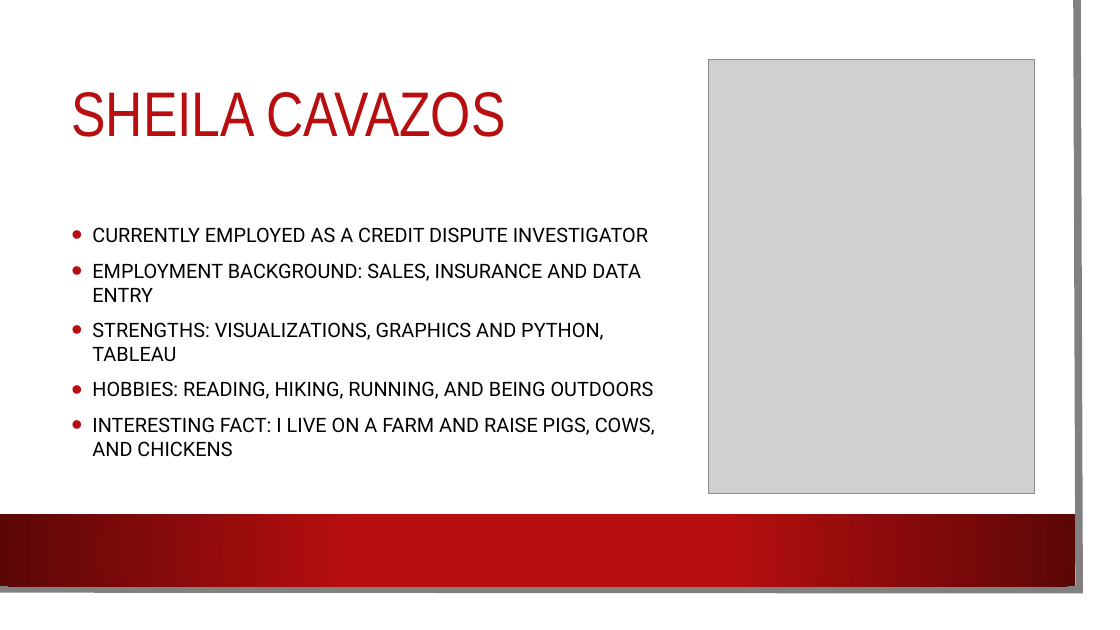
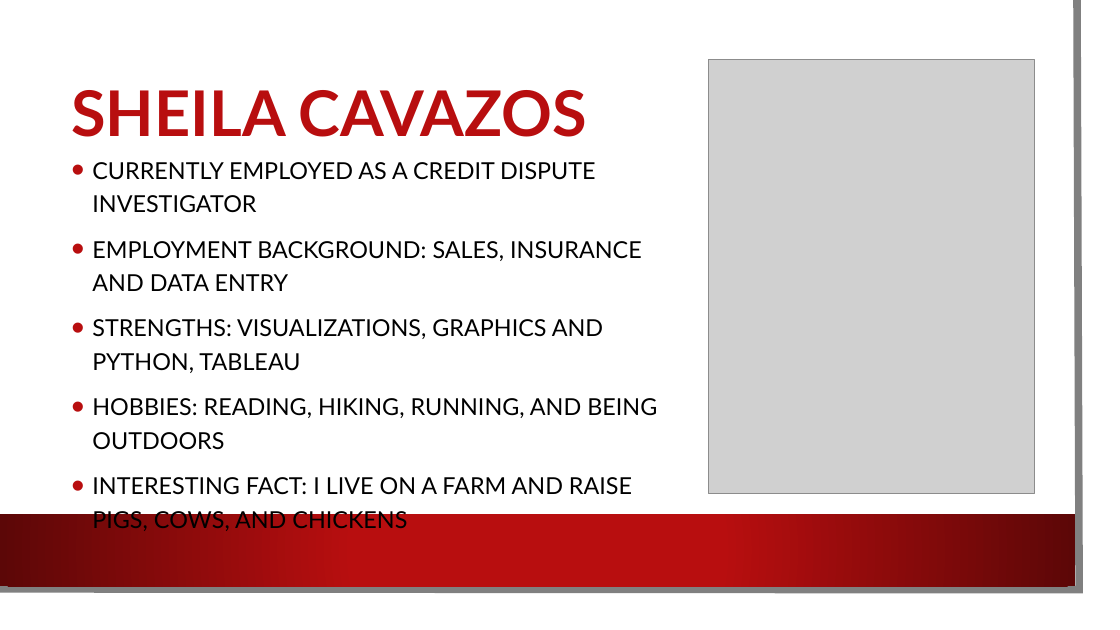
Before and after one commit to Team-Dynamite/Project-TNT, a slide deck: slide 6 of Media/Presentation (1).pptx. Drawn at 1120x630 pixels with LibreOffice and Linux fonts; fonts in the diff are those of the drawing; grey boxes stand for pictures; background and template pictures are left out. Boxes give left, top, right and bottom in pixels: in the first picture for what was removed or moved away, otherwise in the second. Text is boxed around its words. In the diff, an @@ line names an element or a change of style, - is before the commit and + after.

```diff
--- a/Media/Presentation (1).pptx
+++ b/Media/Presentation (1).pptx
@@ title "SHEILA CAVAZOS" at [71, 90, 587, 137]: font Arial Narrow to Lato, bold on @@
@@ text "CURRENTLY EMPLOYED AS A CREDIT ..." at [92, 162, 657, 531]: size 17 to 20 pt, font Roboto to Lato; line spacing 1 to 1.2 @@
```
Also in this commit, not shown: 8 other slides changed, 5 slides added, 3 slides removed.
